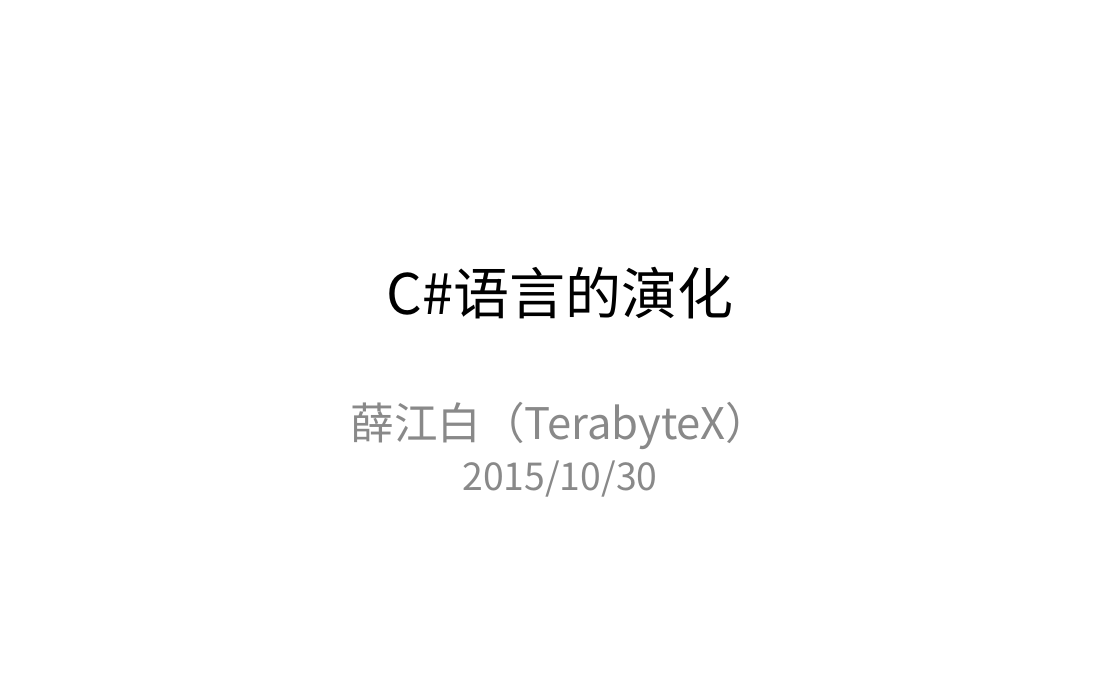
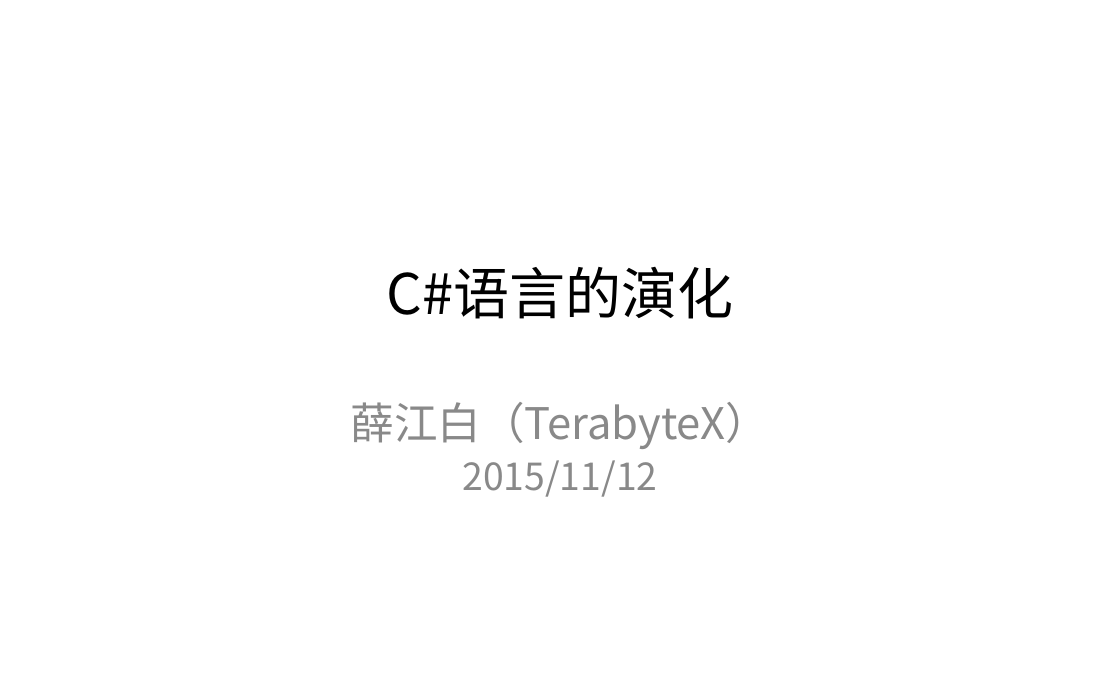
Before and after one commit to TerabyteX/lecture, a slide deck: slide 1 of C#/CsharpEvolution.ppt. Drawn at 1120x700 pixels with LibreOffice and Linux fonts; fonts in the diff are those of the drawing. Boxes give left, top, right and bottom in pixels: in the first picture for what was removed or moved away, otherwise in the second. Text is boxed around its words. In the diff, an @@ line names an element or a change of style, - is before the commit and + after.

Commit message:
modify

```diff
--- a/C#/CsharpEvolution.ppt
+++ b/C#/CsharpEvolution.ppt
@@ subtitle at box(462, 460, 657, 497): text changed @@
-2015/10/30
+2015/11/12
```
Also in this commit, not shown: 10 other slides changed, 1 slide removed.
